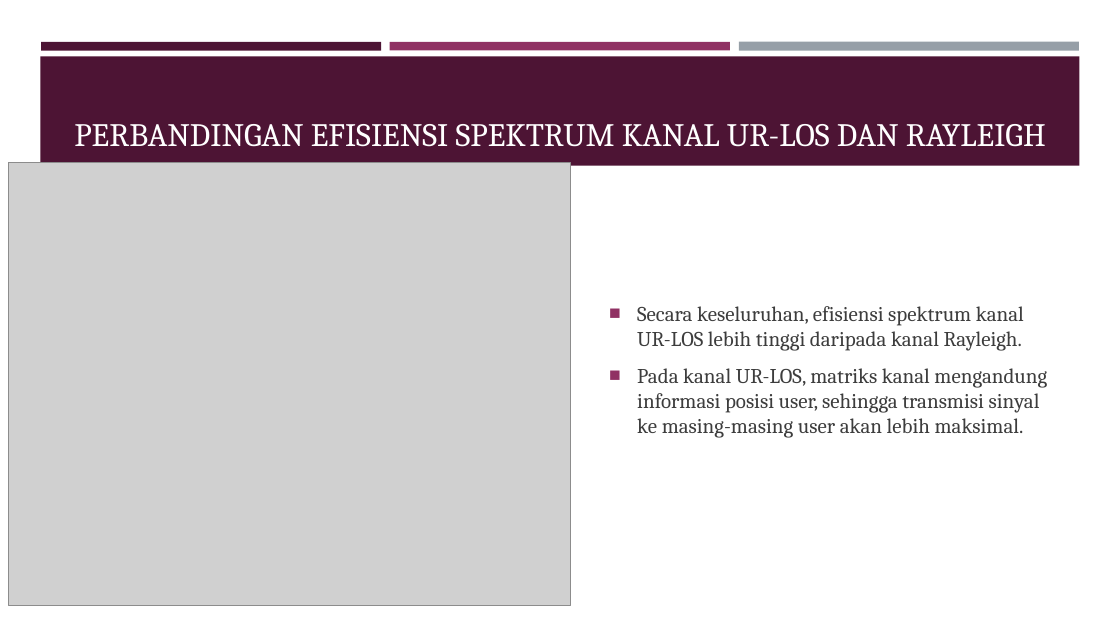
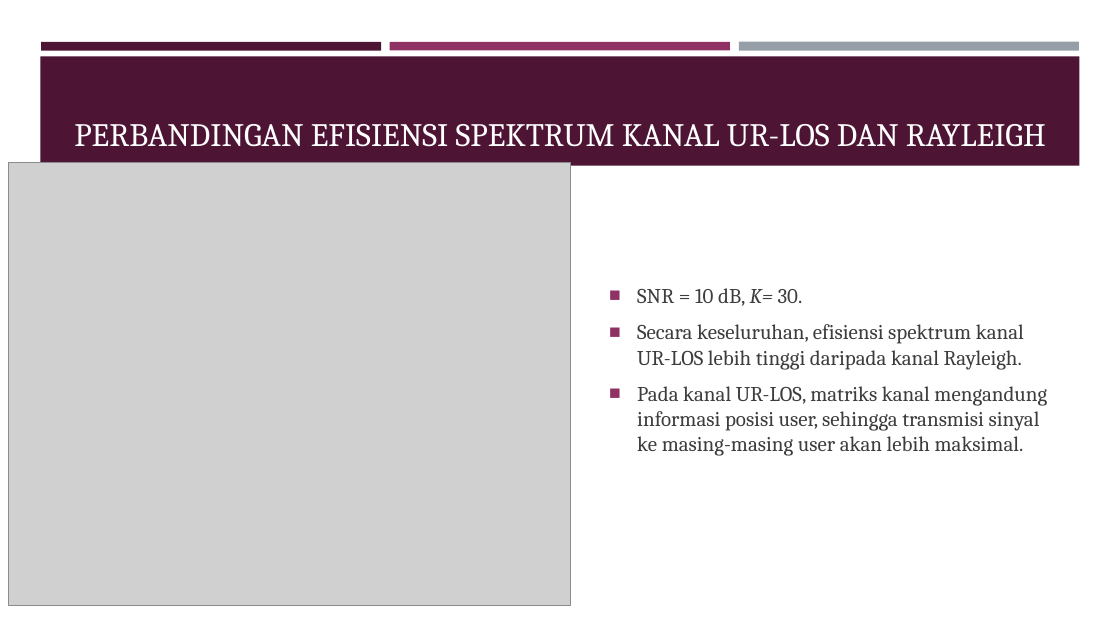
Before and after one commit to pudjamansyurin/al-massive-mimo, a slide deck: slide 21 of DOC/SIDANG TESIS/presentasi [Autosaved].pptx (slide 25 before the commit). Drawn at 1120x630 pixels with LibreOffice and Linux fonts; fonts in the diff are those of the drawing; grey boxes stand for pictures. Boxes give left, top, right and bottom in pixels: in the first picture for what was removed or moved away, otherwise in the second. Text is boxed around its words. In the diff, an @@ line names an element or a change of style, - is before the commit and + after.

```diff
--- a/DOC/SIDANG TESIS/presentasi [Autosaved].pptx
+++ b/DOC/SIDANG TESIS/presentasi [Autosaved].pptx
@@ text at (637,288,803,306): paragraph added @@
+■ SNR = 10 dB, K= 30.
```
Also in this commit, not shown: 14 other slides changed, 7 slides removed, 4 other files.
